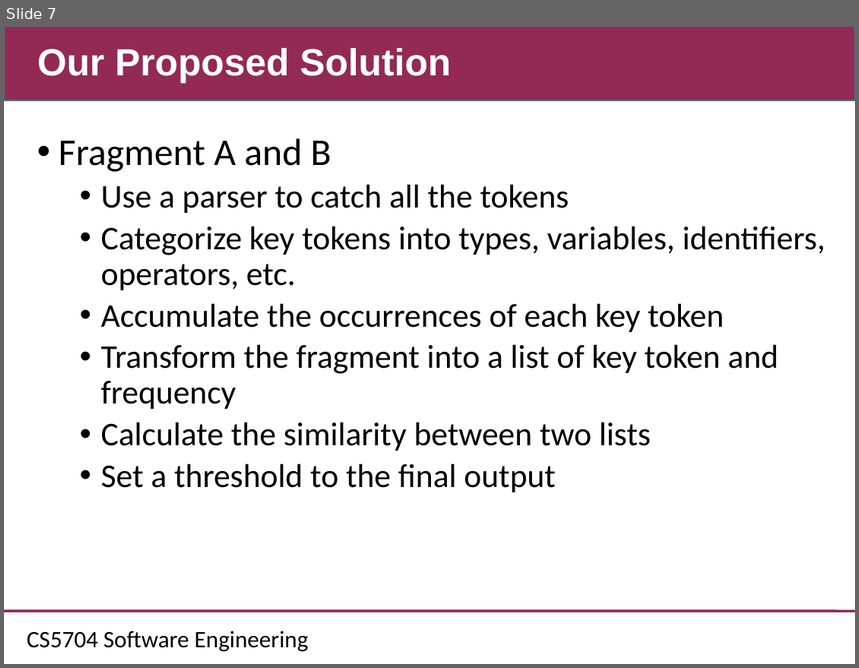
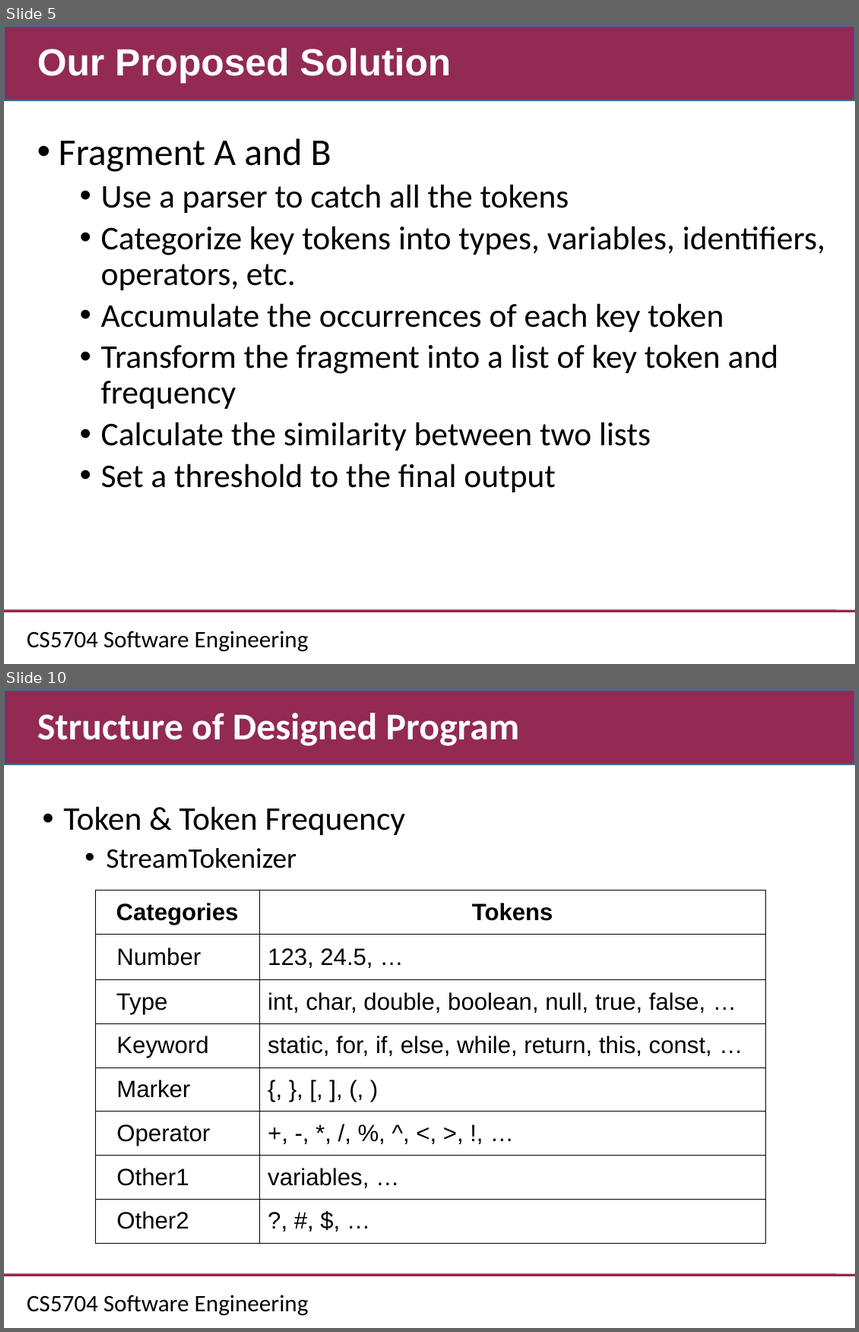
Before and after one commit to CSCC5704/Documents, a slide deck: CS5704_midpresentation.ppt. Shown one above the other, each under a label of ours: slide 7 before the commit, slides 5 and 10 after it; the slides between them are not shown. The pictures are 859x668 and 859x1332 pixels, drawn with LibreOffice and Linux fonts; fonts in the diff are those of the drawing; background and template pictures are left out. Boxes give left, top, right and bottom in pixels: in the first picture for what was removed or moved away, otherwise in the second. Text is boxed around its words. In the diff, an @@ line names an element or a change of style, - is before the commit and + after.

```diff
--- a/CS5704_midpresentation.ppt
+++ b/CS5704_midpresentation.ppt
@@ slide 10 added at <box>4,690,855,1328</box>, background #FFFFFF; not listed: 3 template elements that a slide beside it also shows @@
@@ title added at <box>37,713,520,746</box>, 32 pt, text #FFFFFF, bold @@
+Structure of Designed Program
@@ text added at <box>63,806,405,869</box>, 28 pt, text #000000 @@
+• Token & Token Frequency
+  • StreamTokenizer
@@ table added at <box>95,890,766,1243</box>, 8 rows, 2 columns @@
+Categories | Tokens
+Number | 123, 24.5, …
+Type | int, char, double, boolean, null, true, false, …
+Keyword | static, for, if, else, while, return, this, const, …
+Marker | {, }, [, ], (, )
+Operator | +, -, *, /, %, ^, <, >, !, …
+Other1 | variables, …
+Other2 | ?, #, $, …
@@ what was slide 7 is now slide 5 @@
```
Also in this commit, not shown: 7 slides changed, 14 other slides added, 4 slides removed, 1 other file.
